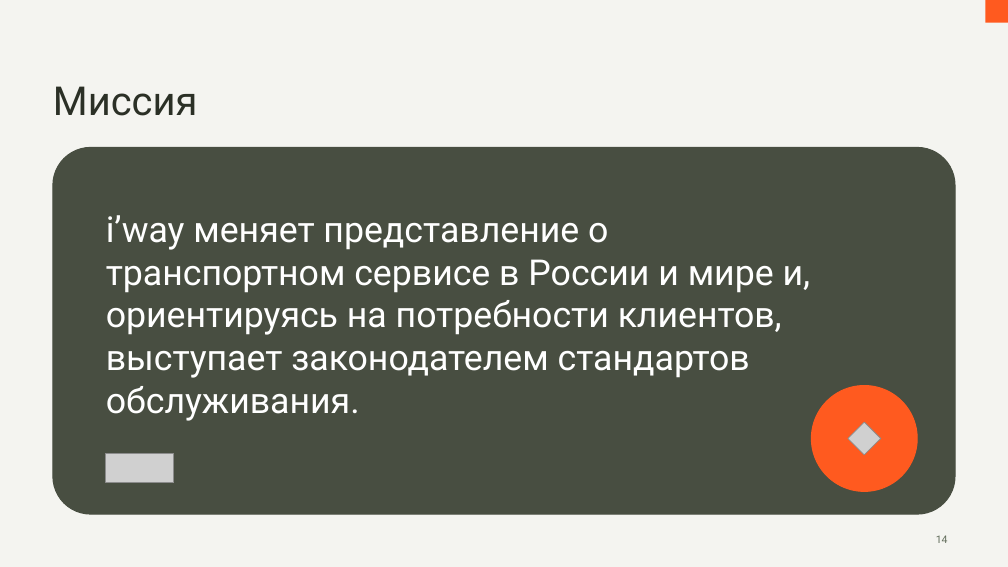
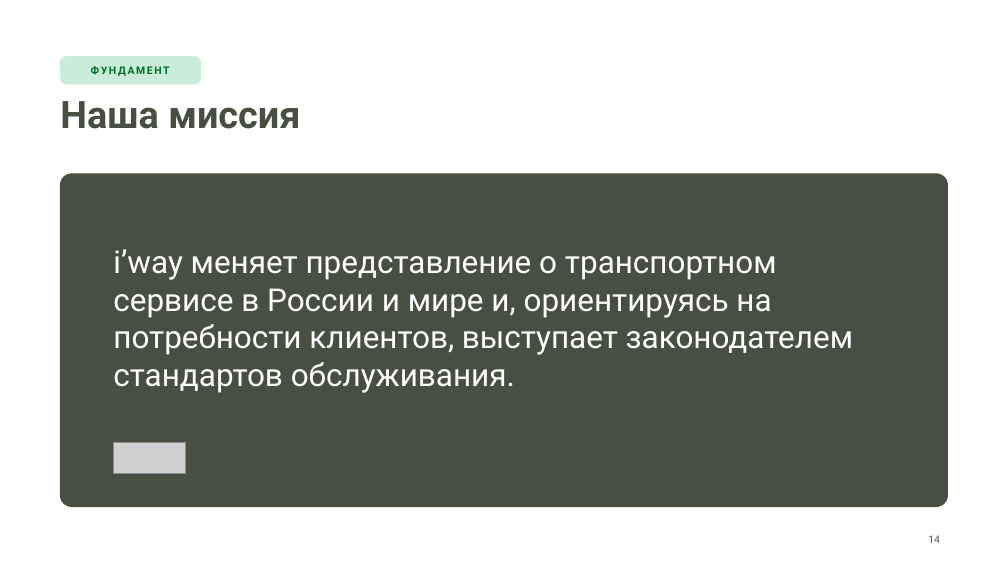
Before and after one commit to hriwayhr/HR-projects, a slide deck: slide 14 of presentations/HR-iway-onboarding-2026.pptx. Drawn at 1008x567 pixels with LibreOffice and Linux fonts; fonts in the diff are those of the drawing; grey boxes stand for pictures; background and template pictures are left out. Boxes give left, top, right and bottom in pixels: in the first picture for what was removed or moved away, otherwise in the second. Text is boxed around its words. In the diff, an @@ line names an element or a change of style, - is before the commit and + after.

```diff
--- a/presentations/HR-iway-onboarding-2026.pptx
+++ b/presentations/HR-iway-onboarding-2026.pptx
@@ background #F4F4F0 to #FFFFFF @@
@@ rectangle removed at (985, 0, 1008, 23) @@
@@ rounded rectangle added at (60, 57, 200, 84), fill #C9EDDA, outline #C9EDDA 1 pt @@
@@ text added at (91, 66, 170, 76), 10 pt, text #007026, bold @@
+ФУНДАМЕНТ
@@ title at (60, 101, 300, 129): text changed; size 38 to 36 pt; text colour #2B3026 to #484E41; bold on @@
-Миссия
+Наша миссия
@@ rounded rectangle: place and size @@
-rounded rectangle at (53, 147, 955, 514)
+rounded rectangle at (60, 174, 948, 507)
@@ rounded rectangle at (60, 174, 948, 507): proportions changed @@
@@ text "i’way меняет представление о транспортном ...": place and size @@
-text "i’way меняет представление о транспортном ..." at (106, 215, 811, 421)
+text "i’way меняет представление о транспортном ..." at (113, 249, 853, 393)
@@ text "i’way меняет представление о транспортном ..." at (113, 249, 853, 393): size 34 to 30 pt @@
@@ ellipse removed at (811, 386, 917, 492) @@
@@ ellipse removed at (838, 412, 891, 465) @@
@@ picture: place and size @@
-picture at (106, 454, 174, 483)
+picture at (113, 442, 185, 473)
@@ picture removed at (848, 422, 881, 456) @@
@@ page number: place and size @@
-page number at (936, 535, 948, 543)
+page number at (928, 535, 940, 543)
@@ page number at (928, 535, 940, 543): text colour #626D5B to #5A6055 @@
```
Also in this commit, not shown: 27 other slides changed, 4 other files.
